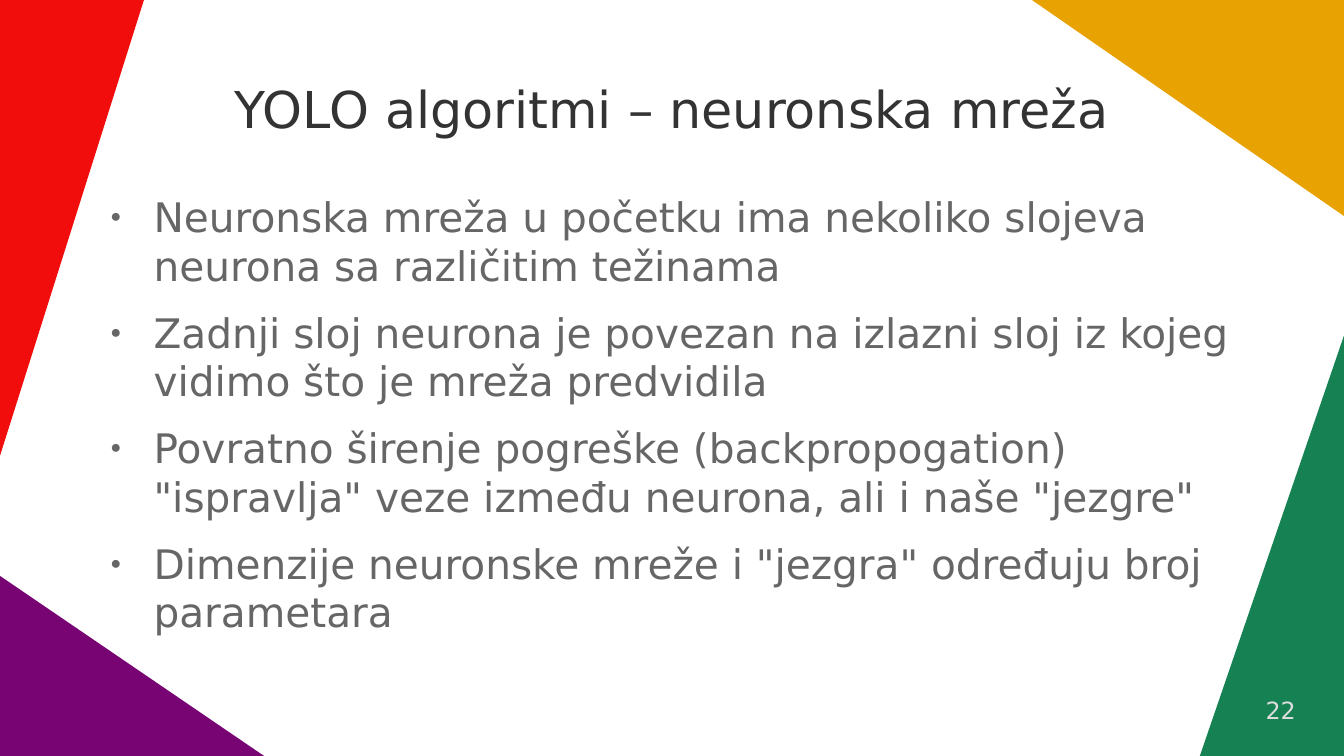
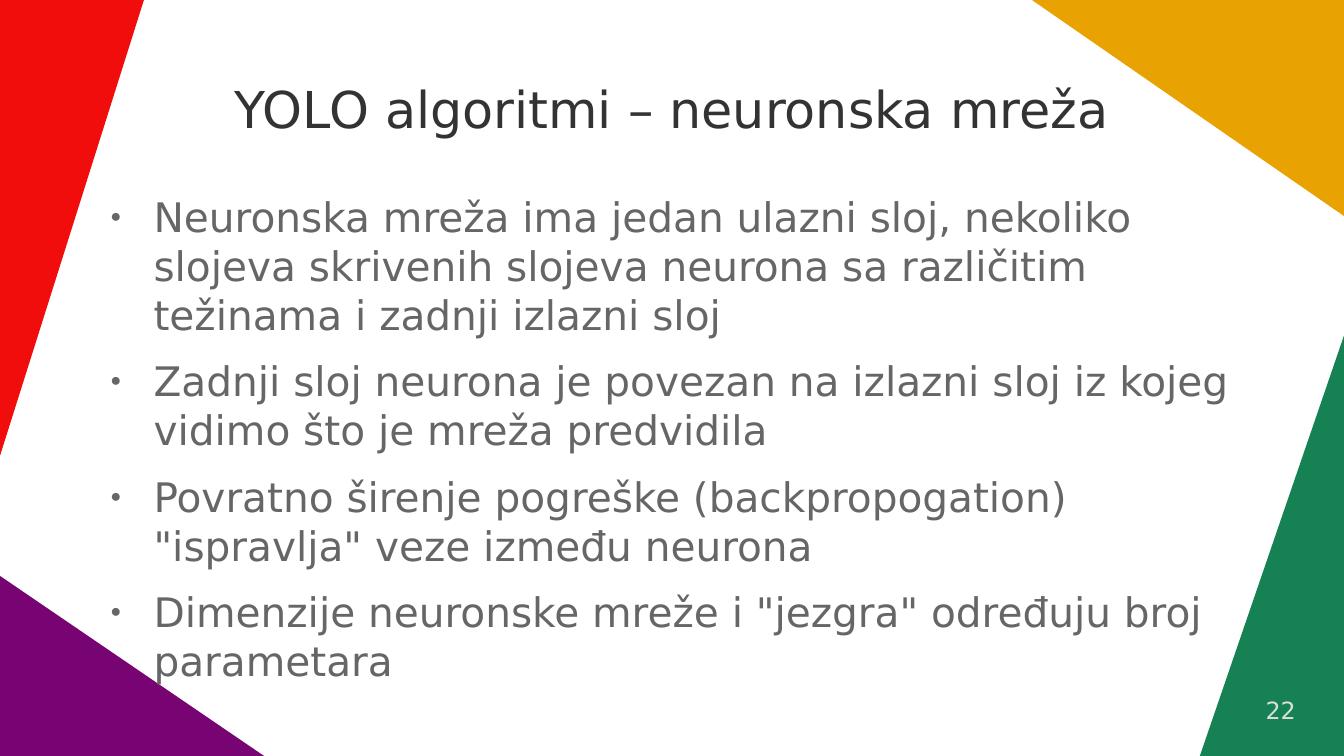
Before and after one commit to VidJoha/Seminar---CNN-i-YOLO-algoritmi, a slide deck: slide 22 of Konvolucijske neuralne mreže.odp. Drawn at 1344x756 pixels with LibreOffice and Linux fonts; fonts in the diff are those of the drawing. Boxes give left, top, right and bottom in pixels: in the first picture for what was removed or moved away, otherwise in the second. Text is boxed around its words. In the diff, an @@ line names an element or a change of style, - is before the commit and + after.

```diff
--- a/Konvolucijske neuralne mreže.odp
+++ b/Konvolucijske neuralne mreže.odp
@@ text at [154, 199, 1131, 338]: text changed @@
-● Neuronska mreža u početku ima nekoliko slojeva neurona sa različitim težinama
+● Neuronska mreža ima jedan ulazni sloj, nekoliko slojeva skrivenih slojeva neurona sa različitim težinama i zadnji izlazni sloj
@@ text at [154, 479, 1067, 569]: text changed @@
-● Povratno širenje pogreške (backpropogation) "ispravlja" veze između neurona, ali i naše "jezgre"
+● Povratno širenje pogreške (backpropogation) "ispravlja" veze između neurona
```
Also in this commit, not shown: 2 other slides changed.
